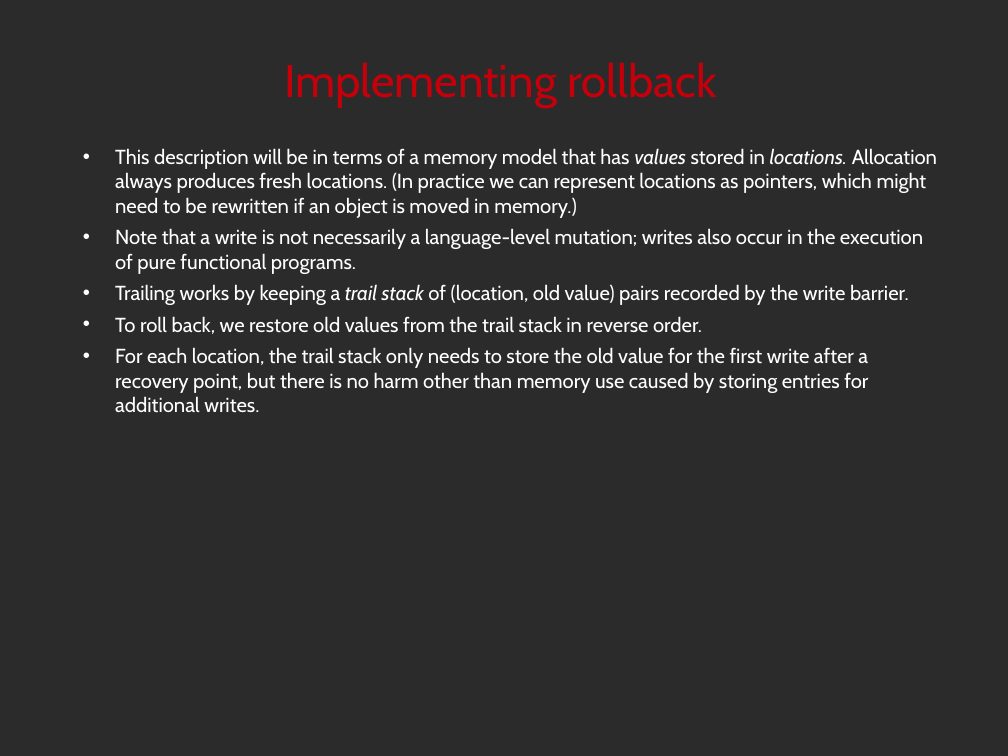
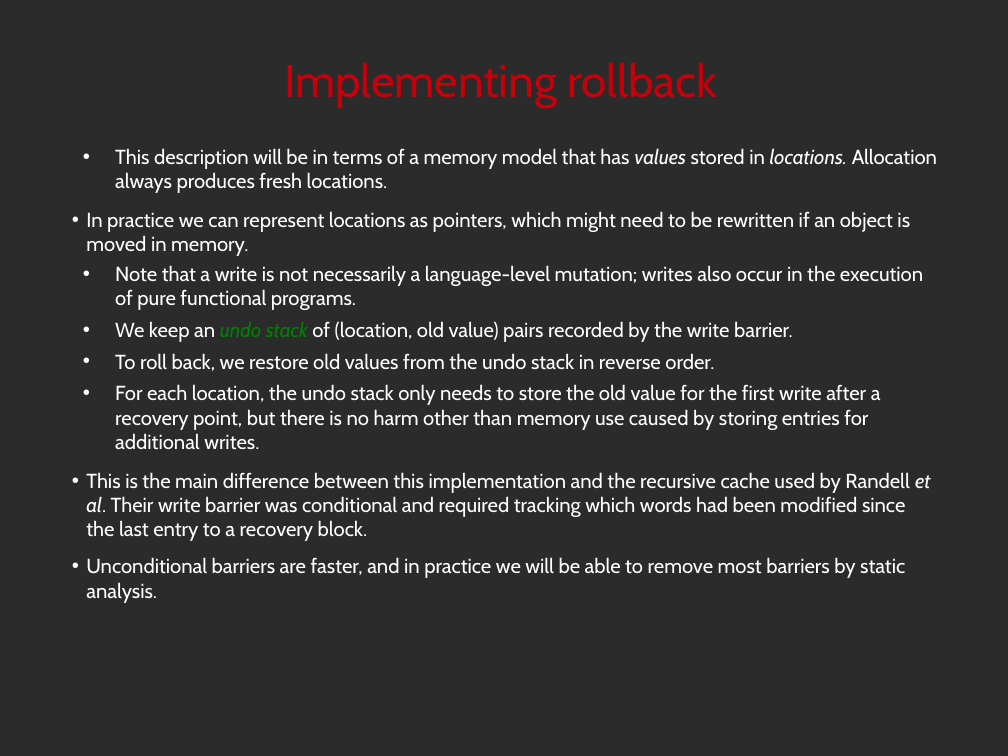
Before and after one commit to noether-lang/noether, a slide deck: slide 22 of doc/presentations/StrangeLoop2014/handling.odp (slide 27 before the commit). Drawn at 1008x756 pixels with LibreOffice and Linux fonts; fonts in the diff are those of the drawing; background and template pictures are left out; a plain dark background stands for a picture behind light text. Boxes give left, top, right and bottom in pixels: in the first picture for what was removed or moved away, otherwise in the second. Text is boxed around its words. In the diff, an @@ line names an element or a change of style, - is before the commit and + after.

```diff
--- a/doc/presentations/StrangeLoop2014/handling.odp
+++ b/doc/presentations/StrangeLoop2014/handling.odp
@@ text at [86, 148, 937, 256]: text changed @@
-• This description will be in terms of a memory model that has values stored in locations. Allocation always produces fresh locations. (In practice we can represent locations as pointers, which might need to be rewritten if an object is moved in memory.)
+• This description will be in terms of a memory model that has values stored in locations. Allocation always produces fresh locations.
+  • In practice we can represent locations as pointers, which might need to be rewritten if an object is moved in memory.
@@ text at [86, 321, 930, 603]: text changed @@
-• Trailing works by keeping a trail stack of (location, old value) pairs recorded by the write barrier.
-• To roll back, we restore old values from the trail stack in reverse order.
-• For each location, the trail stack only needs to store the old value for the first write after a recovery point, but there is no harm other than memory use caused by storing entries for additional writes.
+• We keep an undo stack of (location, old value) pairs recorded by the write barrier.
+• To roll back, we restore old values from the undo stack in reverse order.
+• For each location, the undo stack only needs to store the old value for the first write after a recovery point, but there is no harm other than memory use caused by storing entries for additional writes.
+  • This is the main difference between this implementation and the recursive cache used by Randell et al. Their write barrier was conditional and required tracking which words had been modified since the last entry to a recovery block.
+  • Unconditional barriers are faster, and in practice we will be able to remove most barriers by static analysis.
```
Also in this commit, not shown: 25 other slides changed, 1 slide added, 6 slides removed, 3 other files.
